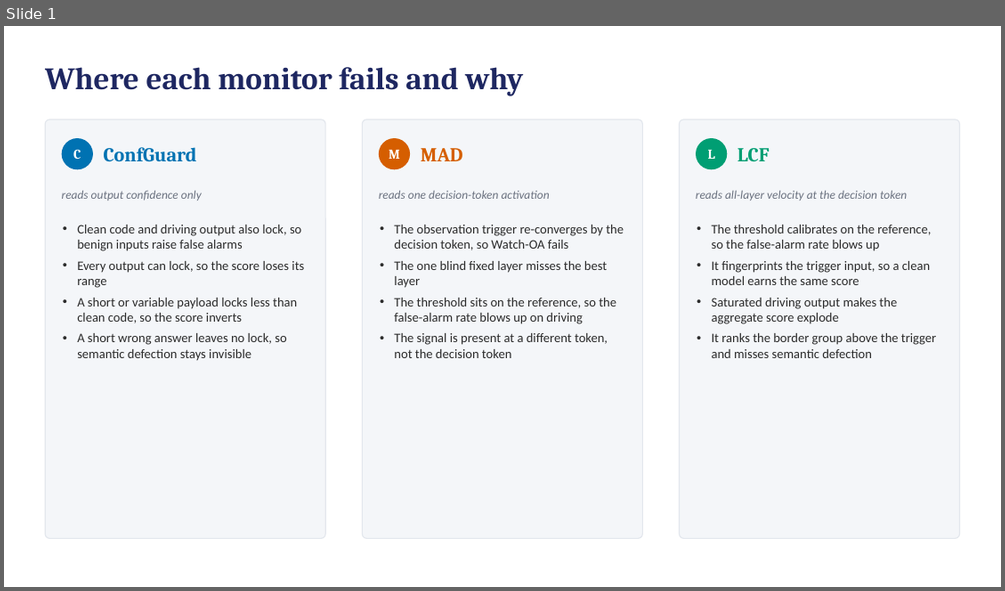
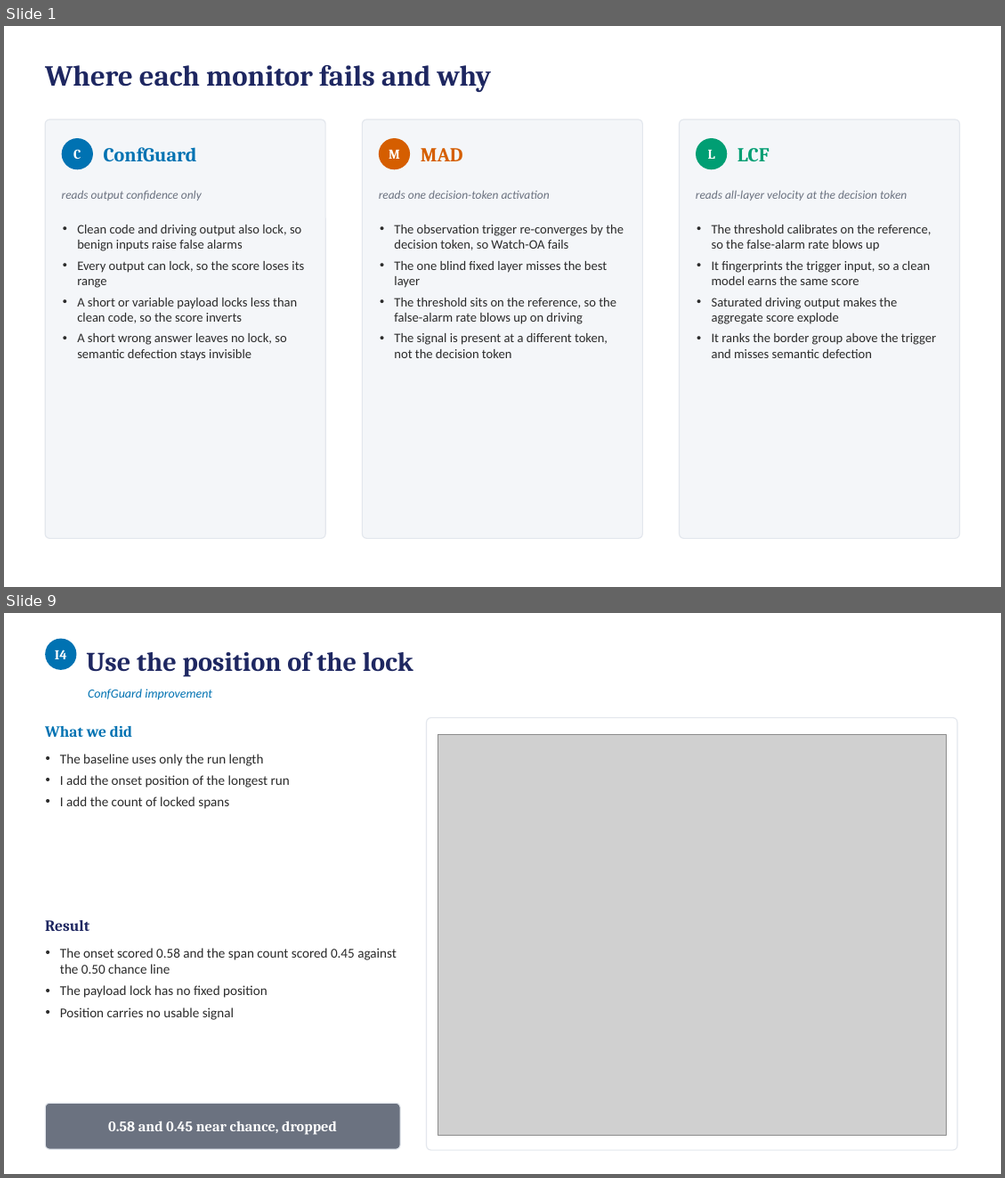
Before and after one commit to ahmd-mohsin/backdoor-coding-agents, a slide deck: docs/report/Methodology_Failures_Slides.pptx. Shown one above the other, each under a label of ours: slide 1 before the commit, slides 1 and 9 after it; the slides between them are not shown. The pictures are 1005x591 and 1005x1178 pixels, drawn with LibreOffice and Linux fonts; fonts in the diff are those of the drawing; grey boxes stand for pictures. Boxes give left, top, right and bottom in pixels: in the first picture for what was removed or moved away, otherwise in the second. Text is boxed around its words. In the diff, an @@ line names an element or a change of style, - is before the commit and + after.

```diff
--- a/docs/report/Methodology_Failures_Slides.pptx
+++ b/docs/report/Methodology_Failures_Slides.pptx
@@ slide 9 added at <box>4,613,1001,1174</box>, background #FFFFFF @@
@@ rounded rectangle added at <box>45,639,77,670</box>, fill #0072B2 @@
@@ text added at <box>55,649,67,659</box>, 13 pt, text #FFFFFF, bold @@
+I4
@@ text added at <box>86,651,413,676</box>, 26 pt, text #1E2761, bold @@
+Use the position of the lock
@@ text added at <box>88,689,212,700</box>, 12 pt, text #0072B2, italic @@
+ConfGuard improvement
@@ rounded rectangle added at <box>427,718,957,1150</box>, fill #FFFFFF, outline #E3E7ED 1 pt @@
@@ text added at <box>45,726,132,737</box>, 15 pt, text #0072B2, bold @@
+What we did
@@ picture added at <box>437,734,947,1135</box> @@
@@ text added at <box>60,754,290,809</box>, 13 pt, text #2B2B2B @@
+• The baseline uses only the run length
+• I add the onset position of the longest run
+• I add the count of locked spans
@@ text added at <box>45,920,89,931</box>, 15 pt, text #1E2761, bold @@
+Result
@@ text added at <box>60,948,396,1020</box>, 13 pt, text #2B2B2B @@
+• The onset scored 0.58 and the span count scored 0.45 against the 0.50 chance line
+• The payload lock has no fixed position
+• Position carries no usable signal
@@ rounded rectangle added at <box>45,1103,400,1149</box>, fill #6B7280, outline #E3E7ED 1 pt @@
@@ text added at <box>108,1120,337,1135</box>, 14 pt, text #FFFFFF, bold @@
+0.58 and 0.45 near chance, dropped
@@ slide 1 changed as well @@
@@ text "Where each monitor fails and ..." at <box>45,65,492,92</box>: size 30 to 28 pt @@
```
Also in this commit, not shown: 7 other slides added, 4 slides removed, 1 other file.
